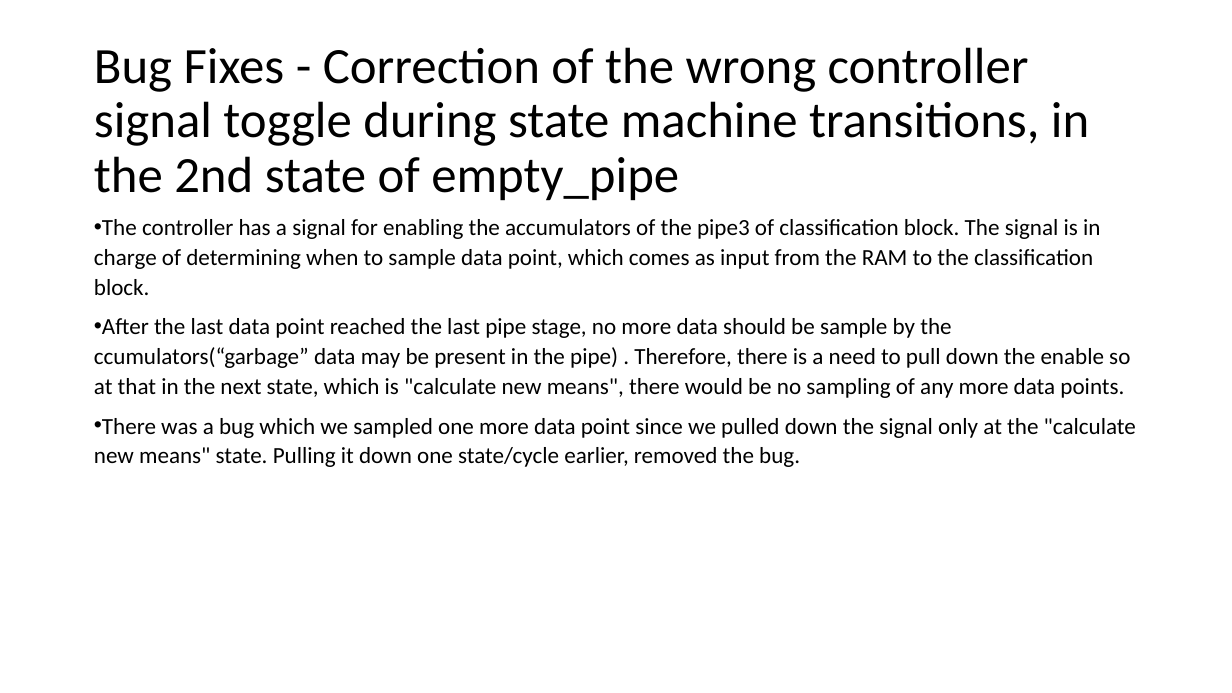
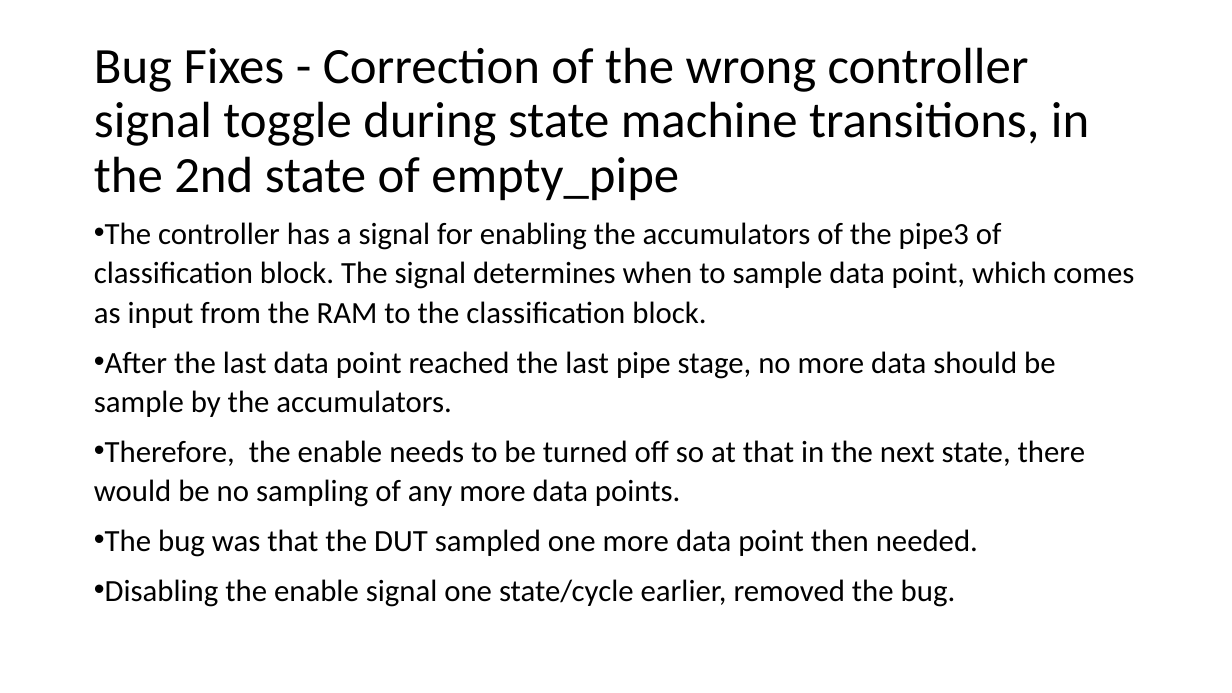
Before and after one commit to liotahuf/UVM_project, a slide deck: slide 33 of Final presentation.pptx. Drawn at 1232x693 pixels with LibreOffice and Linux fonts; fonts in the diff are those of the drawing. Boxes give left, top, right and bottom in pixels: in the first picture for what was removed or moved away, otherwise in the second. Text is boxed around its words. In the diff, an @@ line names an element or a change of style, - is before the commit and + after.

```diff
--- a/Final presentation.pptx
+++ b/Final presentation.pptx
@@ text at bbox=[94, 222, 1134, 607]: text changed; size 18 to 24 pt @@
-• The controller has a signal for enabling the accumulators of the pipe3 of classification block. The signal is in charge of determining when to sample data point, which comes as input from the RAM to the classification block.
-• After the last data point reached the last pipe stage, no more data should be sample by the ccumulators(“garbage” data may be present in the pipe) . Therefore, there is a need to pull down the enable so at that in the next state, which is "calculate new means", there would be no sampling of any more data points.
-• There was a bug which we sampled one more data point since we pulled down the signal only at the "calculate new means" state. Pulling it down one state/cycle earlier, removed the bug.
+• The controller has a signal for enabling the accumulators of the pipe3 of classification block. The signal determines when to sample data point, which comes as input from the RAM to the classification block.
+• After the last data point reached the last pipe stage, no more data should be sample by the accumulators.
+• Therefore, the enable needs to be turned off so at that in the next state, there would be no sampling of any more data points.
+• The bug was that the DUT sampled one more data point then needed.
+• Disabling the enable signal one state/cycle earlier, removed the bug.
```
Also in this commit, not shown: 14 other slides changed.
